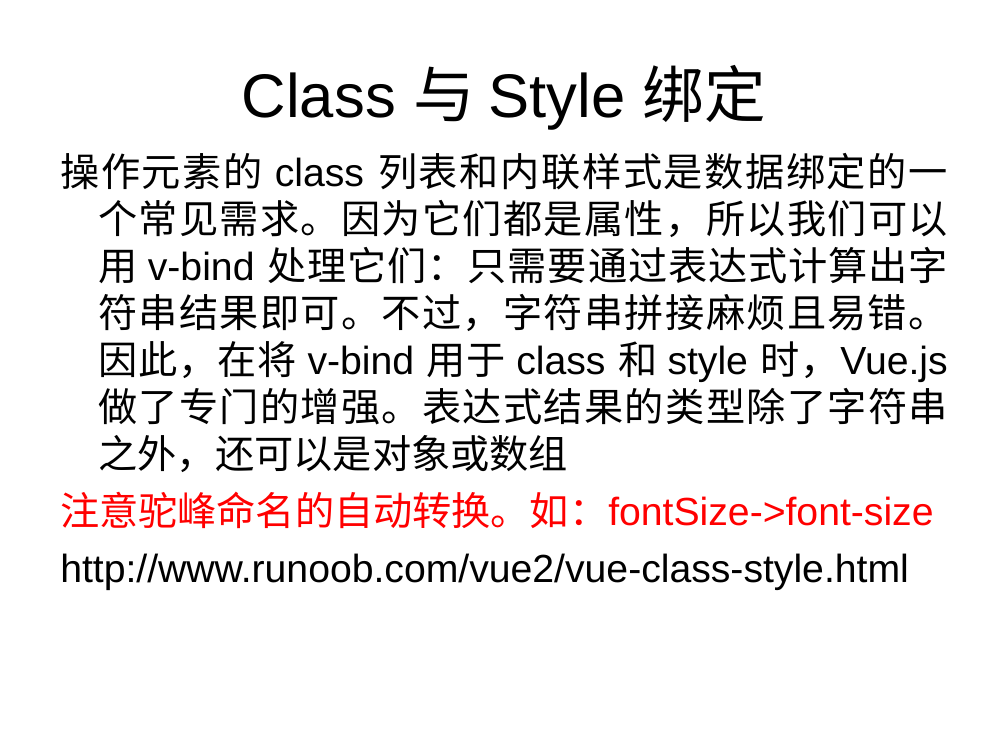
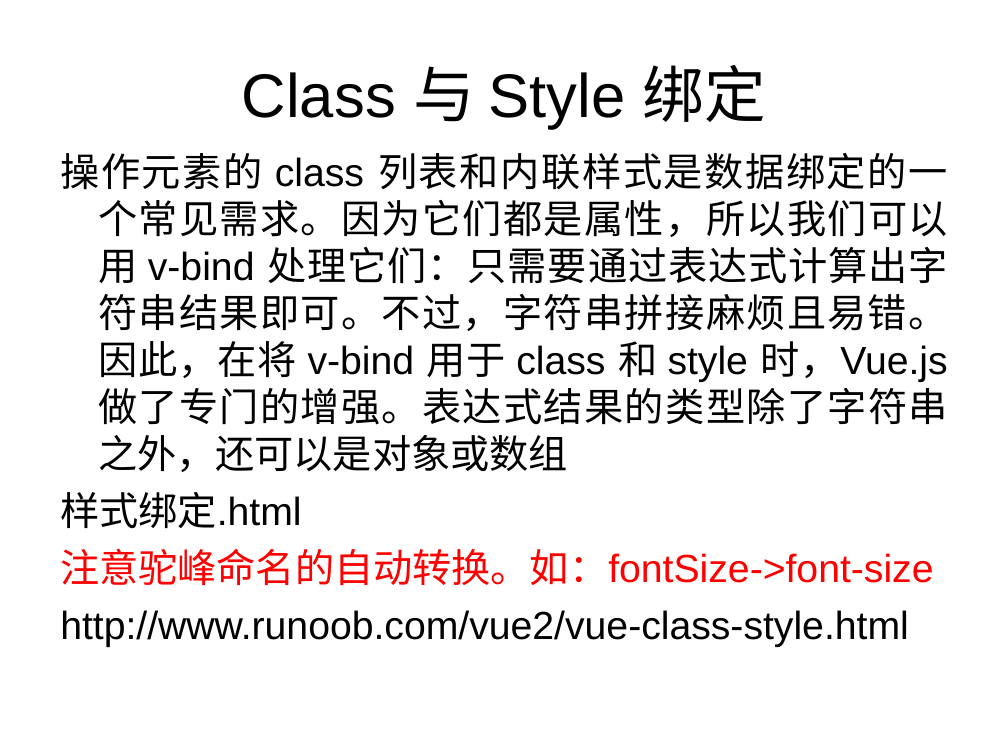
Before and after one commit to zhang13/VueLearn, a slide deck: slide 25 of doc/Vue入坑指南.ppt (slide 26 before the commit). Drawn at 1008x756 pixels with LibreOffice and Linux fonts; fonts in the diff are those of the drawing. Boxes give left, top, right and bottom in pixels: in the first picture for what was removed or moved away, otherwise in the second. Text is boxed around its words. In the diff, an @@ line names an element or a change of style, - is before the commit and + after.

```diff
--- a/doc/Vue入坑指南.ppt
+++ b/doc/Vue入坑指南.ppt
@@ text at box(60, 492, 301, 528): paragraph added @@
+样式绑定.html
```
Also in this commit, not shown: 7 other slides changed, 18 slides added, 4 slides removed, 14 other files.
